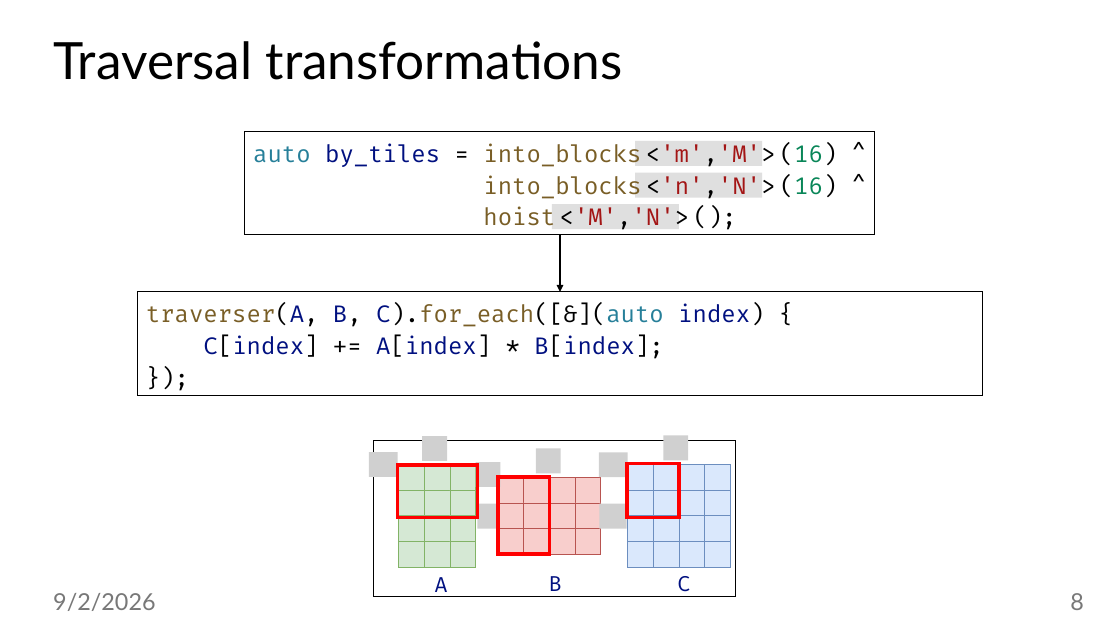
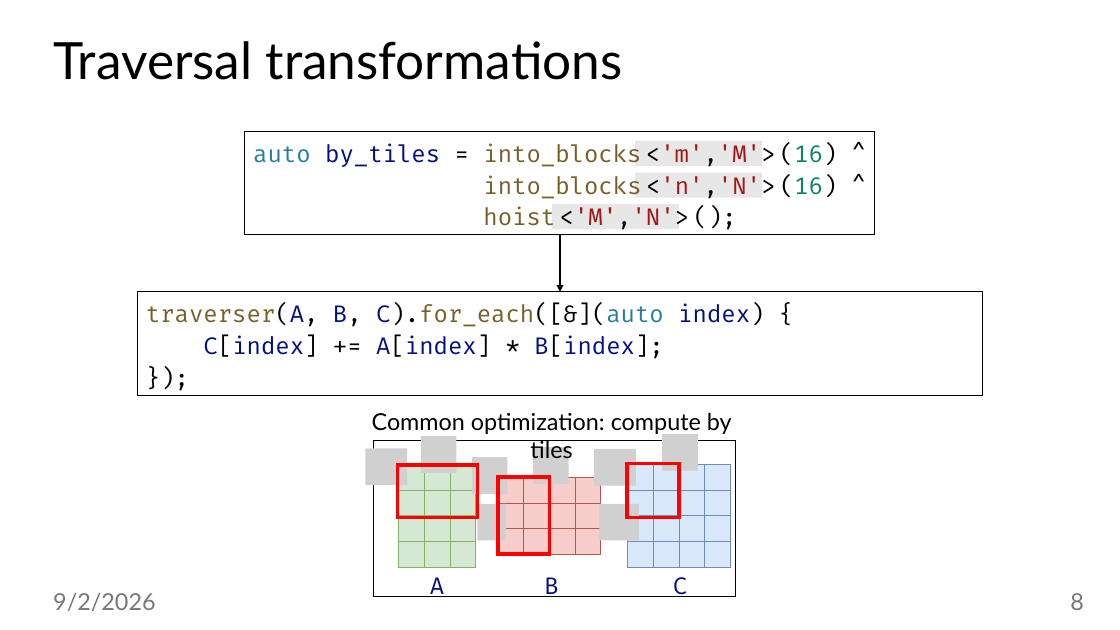
Before and after one commit to jiriklepl/phd-thesis, a slide deck: slide 8 of slides/Optimizing Memory Layouts and Traversal Orders in High-Performance Computing.pptx. Drawn at 1120x630 pixels with LibreOffice and Linux fonts; fonts in the diff are those of the drawing; grey boxes stand for pictures. Boxes give left, top, right and bottom in pixels: in the first picture for what was removed or moved away, otherwise in the second. Text is boxed around its words. In the diff, an @@ line names an element or a change of style, - is before the commit and + after.

```diff
--- a/slides/Optimizing Memory Layouts and Traversal Orders in High-Performance Computing.pptx
+++ b/slides/Optimizing Memory Layouts and Traversal Orders in High-Performance Computing.pptx
@@ text added at (372, 412, 732, 463), 20 pt, text #000000 @@
+Common optimization: compute by tiles
@@ picture: place and size @@
-picture at (369, 452, 397, 477)
+picture at (365, 449, 408, 486)
@@ picture: place and size @@
-picture at (423, 436, 448, 461)
+picture at (421, 436, 456, 473)
@@ picture: place and size @@
-picture at (536, 449, 561, 474)
+picture at (533, 447, 569, 484)
@@ picture: place and size @@
-picture at (599, 453, 628, 478)
+picture at (594, 449, 636, 486)
@@ picture: place and size @@
-picture at (664, 435, 689, 460)
+picture at (662, 434, 698, 471)
@@ picture: place and size @@
-picture at (476, 462, 501, 487)
+picture at (472, 457, 507, 494)
@@ picture: place and size @@
-picture at (477, 504, 497, 529)
+picture at (477, 504, 506, 541)
@@ picture: place and size @@
-picture at (600, 504, 627, 529)
+picture at (600, 504, 639, 541)
@@ size 18 to 20 pt in 3 elements at (673, 577, 687, 597), (430, 577, 444, 597), (544, 577, 558, 597) @@
```
Also in this commit, not shown: 16 other slides changed.
